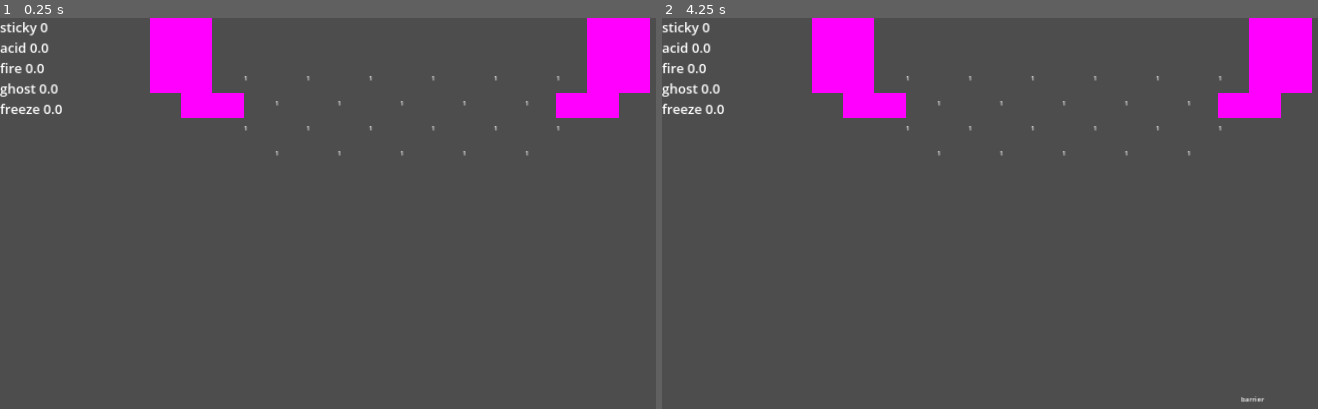
Above: before the commit, frames 1-2 (left to right).
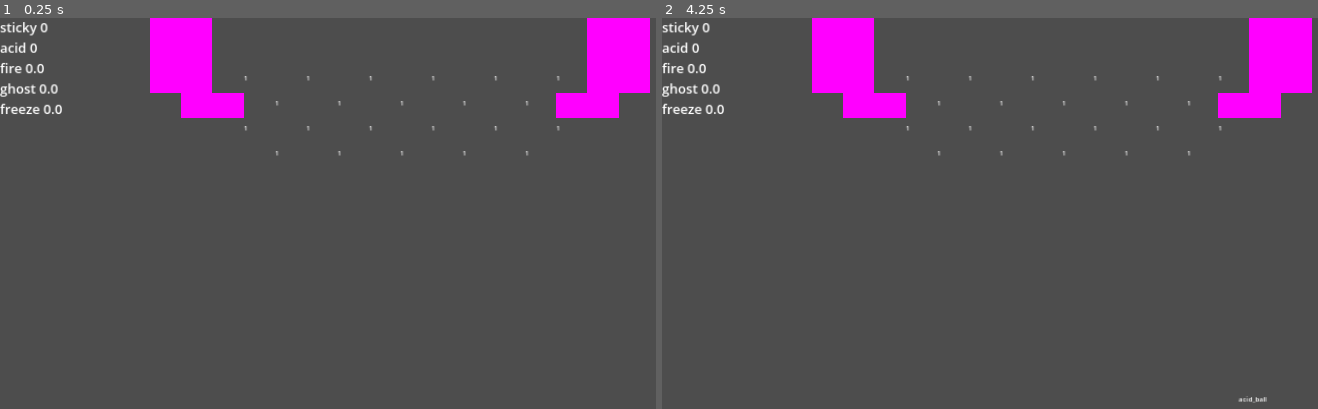
Above: after the commit, the same moments.

Repository: O-39889/brickout
Game: Godot game, scene res://scenes/level.tscn
Two runs of this game, one before a commit and one after it. Both use one fixed random seed, a clock stepped at 60 frames per second and the inputs below.
Inputs (mouse positions are in pixels of both pictures, inside the frame that each line leads up to):
- Up to frame 1 (0.25 s): no input
- Up to frame 2 (4.25 s): tap Enter at 0.5 s; move the mouse to (1108, 240) at 0.52 s; click (1108, 240) at 0.67 s; tap R (debug_restart) every 0.75 s from 1.25 to 3.5 s; move the mouse to (1022, 244) at 1.27 s; click (1022, 244) at 1.42 s; move the mouse to (1081, 236) at 2.02 s; click (1081, 236) at 2.17 s; move the mouse to (1049, 248) at 2.77 s; click (1049, 248) at 2.92 s; move the mouse to (1121, 248) at 3.52 s; click (1121, 248) at 3.67 s; tap F5 (debug_5) at 4.15 s

The runs differ from the first frame. In frame 1, less than 0.1% of the frame differs, in the area x 5-8%, y 6-9%; in frame 2, less than 0.1%, in the area x 5-93%, y 6-99%.

Commit message:
Kind of implement acid bawls

Diff:
--- a/scenes/level.tscn
+++ b/scenes/level.tscn
@@ -153,4 +153,9 @@
 process_callback = 0
 one_shot = true
 
+[node name="AcidTimer" type="Timer" parent="Timers"]
+process_callback = 0
+one_shot = true
+
 [connection signal="timeout" from="Timers/StickyTimer" to="." method="_on_sticky_timer_timeout"]
+[connection signal="timeout" from="Timers/AcidTimer" to="." method="_on_acid_timer_timeout"]
--- a/scripts/Ball.gd
+++ b/scripts/Ball.gd
@@ -26,9 +26,19 @@
 	set(value):
 		speed_idx = value;
 		speed = BALL_SPEEDS[speed_idx];
+
 var speed : float = BALL_SPEEDS[speed_idx];
 var direction : Vector2 = Vector2(1, -1).normalized();
 var stuck : bool = false;
+var acid: bool = false:
+	get:
+		return acid;
+	set(value):
+		acid = value;
+		if value:
+			collision_shape.debug_color.h = (100.0 / 360.0);
+		else:
+			collision_shape.debug_color.h =(180.0 / 360.0);
 
 
 @onready var collision_shape : CollisionShape2D = find_child("CollisionShape2D");
@@ -76,9 +86,10 @@
 			velocity = speed * direction;
 	else:
 		if collider.has_method("hit"):
-			collider.hit(self);
-		velocity = velocity.bounce(collision.get_normal());
-		direction = velocity.normalized();
+			collider.hit(self, 999 if acid else 1);
+		if not (collider is RegularBrick and acid):
+			velocity = velocity.bounce(collision.get_normal());
+			direction = velocity.normalized();
 
 
 func _physics_process(delta):
--- a/scripts/Barrier.gd
+++ b/scripts/Barrier.gd
@@ -5,5 +5,5 @@
 
 
 # Called when the node enters the scene tree for the first time.
-func hit(_b: Ball):
+func hit(_b: Ball, _damage: int):
 	hitted.emit(self);
--- a/scripts/BrickBase.gd
+++ b/scripts/BrickBase.gd
@@ -20,5 +20,5 @@
 	find_child("Sprite2D").texture.size.y = height;
 
 
-func hit(b: Ball):
+func hit(b: Ball, damage: int):
 	hitted.emit(self, b);
--- a/scripts/IndestructibleBrick.gd
+++ b/scripts/IndestructibleBrick.gd
@@ -7,5 +7,5 @@
 	durability = -1;
 
 
-func hit(b: Ball):
-	super(b);
+func hit(b: Ball, _damage: int):
+	super(b, _damage);
--- a/scripts/Level.gd
+++ b/scripts/Level.gd
@@ -9,6 +9,7 @@
 '''
 const STICKY_TIME: float = 15.0;
 const STICKY_TIME_MAX: float = 35.003;
+const ACID_TIME : float = 20.0;
 
 
 var mouse_captured := false;
@@ -18,6 +19,7 @@
 @onready var wall_right = find_child("WallRight");
 @onready var paddle : Paddle = find_child("Paddle");
 @onready var timer_sticky : Timer = find_child("StickyTimer");
+@onready var timer_acid : Timer = find_child("AcidTimer");
 
 @onready var ball_packed = preload("res://scenes/Ball.tscn");
 @onready var powerup_packed = preload("res://scenes/Powerup.tscn");
@@ -167,6 +169,10 @@
 			start_or_extend_timer(timer_sticky, STICKY_TIME, STICKY_TIME_MAX);
 		'barrier':
 			add_barrier();
+		'acid_ball':
+			for b in get_tree().get_nodes_in_group('balls'):
+				b.acid = true;
+			start_or_extend_timer(timer_acid, ACID_TIME);
 		# NEUTRAL
 		'ball_speed_up':
 			current_ball_speed_idx = mini(current_ball_speed_idx, Ball.BallSpeed.BALL_SPEED_FAST);
@@ -236,6 +242,7 @@
 
 func _process(delta):
 	$GUI/VBoxContainer/DebugTimerSticky.text = 'sticky ' + String.num(timer_sticky.time_left, 2);
+	$GUI/VBoxContainer/DebugTimerAcid.text = 'acid ' + String.num(timer_acid.time_left, 2);
 
 
 func _input(event):
@@ -260,7 +267,12 @@
 	if event.is_action_pressed('debug_4'):
 		add_powerup.call('triple_ball', 'good');
 	if event.is_action_pressed('debug_5'):
-		add_powerup.call('barrier', 'good');
+		add_powerup.call('acid_ball', 'good');
 
 func _on_sticky_timer_timeout():
 	paddle.sticky = false;
+
+
+func _on_acid_timer_timeout():
+	for b in get_tree().get_nodes_in_group('balls'):
+		b.acid = false;
--- a/scripts/RegularBrick.gd
+++ b/scripts/RegularBrick.gd
@@ -6,12 +6,13 @@
 	find_child("Sprite2D").queue_free();
 
 
-func hit(b: Ball):
-	super(b);
-	durability -= 1;
+func hit(b: Ball, damage: int):
+	super(b, damage);
+	durability -= damage;
 	if durability <= 0:
 		queue_free();
-	queue_redraw();
+	else:
+		queue_redraw();
 
 
 func _draw():
